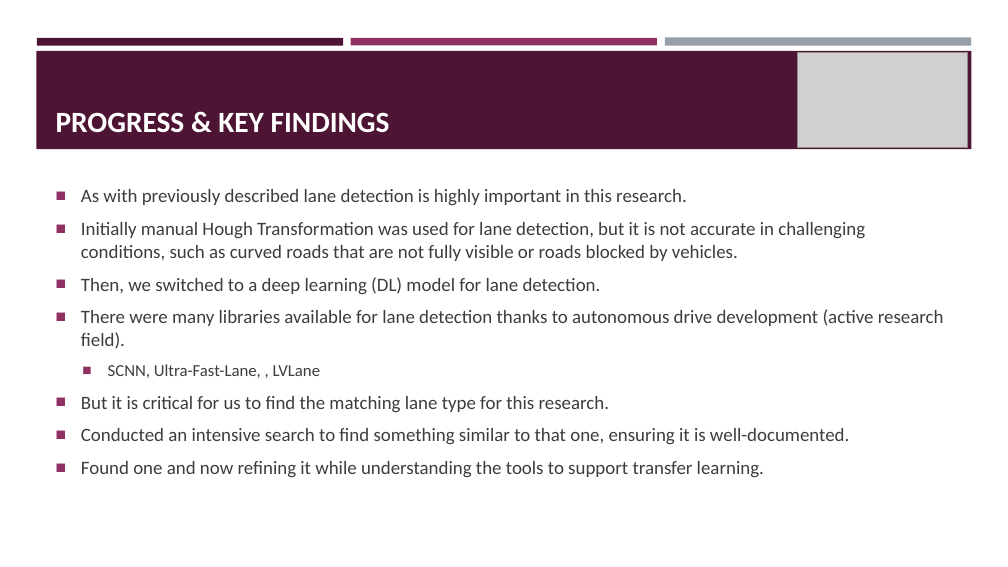
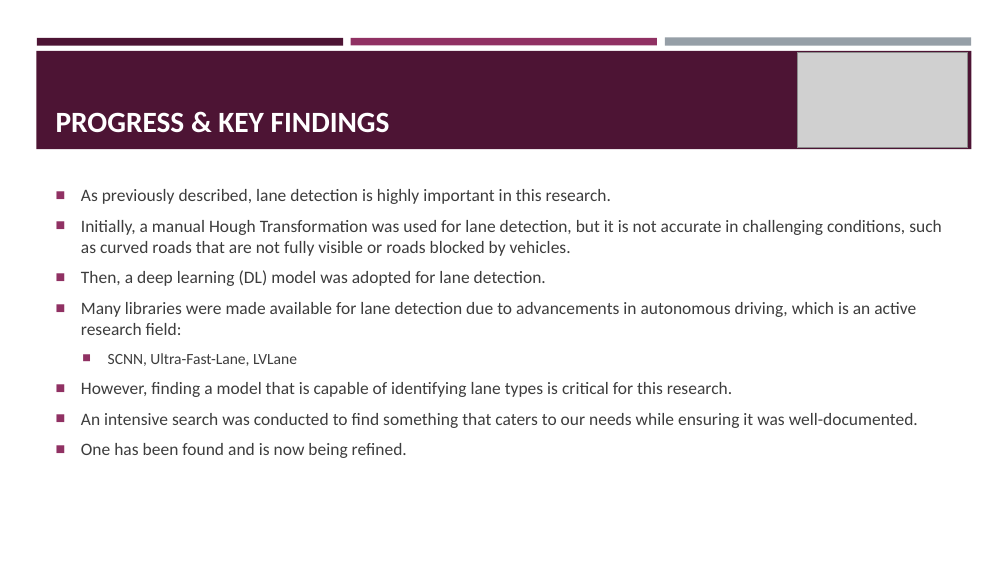
Before and after one commit to prageethmadhu/LVLane, a slide deck: slide 8 of DEMO/progress_report.pptx. Drawn at 1008x567 pixels with LibreOffice and Linux fonts; fonts in the diff are those of the drawing; grey boxes stand for pictures. Boxes give left, top, right and bottom in pixels: in the first picture for what was removed or moved away, otherwise in the second. Text is boxed around its words. In the diff, an @@ line names an element or a change of style, - is before the commit and + after.

Commit message:
updated

```diff
--- a/DEMO/progress_report.pptx
+++ b/DEMO/progress_report.pptx
@@ text at bbox=[81, 189, 942, 458]: text changed; size 18 to 16.6 pt @@
-■ As with previously described lane detection is highly important in this research.
-■ Initially manual Hough Transformation was used for lane detection, but it is not accurate in challenging conditions, such as curved roads that are not fully visible or roads blocked by vehicles.
-■ Then, we switched to a deep learning (DL) model for lane detection.
-■ There were many libraries available for lane detection thanks to autonomous drive development (active research field).
-  ■ SCNN, Ultra-Fast-Lane, , LVLane
-■ But it is critical for us to find the matching lane type for this research.
-■ Conducted an intensive search to find something similar to that one, ensuring it is well-documented.
-■ Found one and now refining it while understanding the tools to support transfer learning.
+■ As previously described, lane detection is highly important in this research.
+■ Initially, a manual Hough Transformation was used for lane detection, but it is not accurate in challenging conditions, such as curved roads that are not fully visible or roads blocked by vehicles.
+■ Then, a deep learning (DL) model was adopted for lane detection.
+■ Many libraries were made available for lane detection due to advancements in autonomous driving, which is an active research field:
+  ■ SCNN, Ultra-Fast-Lane, LVLane
+■ However, finding a model that is capable of identifying lane types is critical for this research.
+■ An intensive search was conducted to find something that caters to our needs while ensuring it was well-documented.
+■ One has been found and is now being refined.
```
Also in this commit, not shown: 5 other slides changed.
